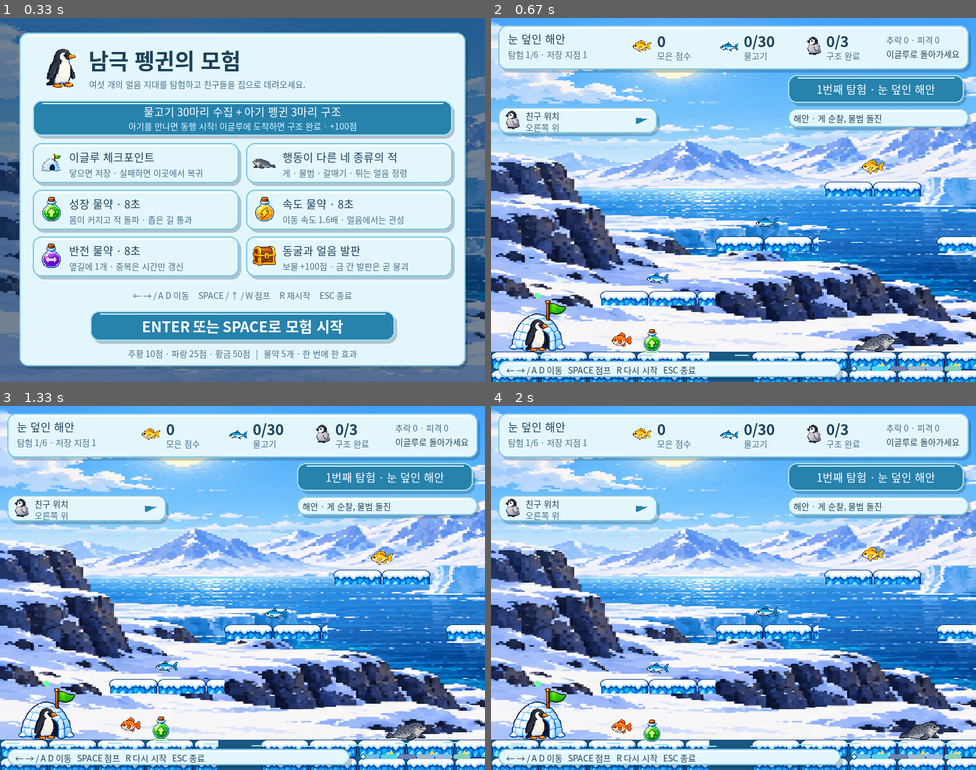
Above: before the commit, frames 1-4 (two rows, left to right).
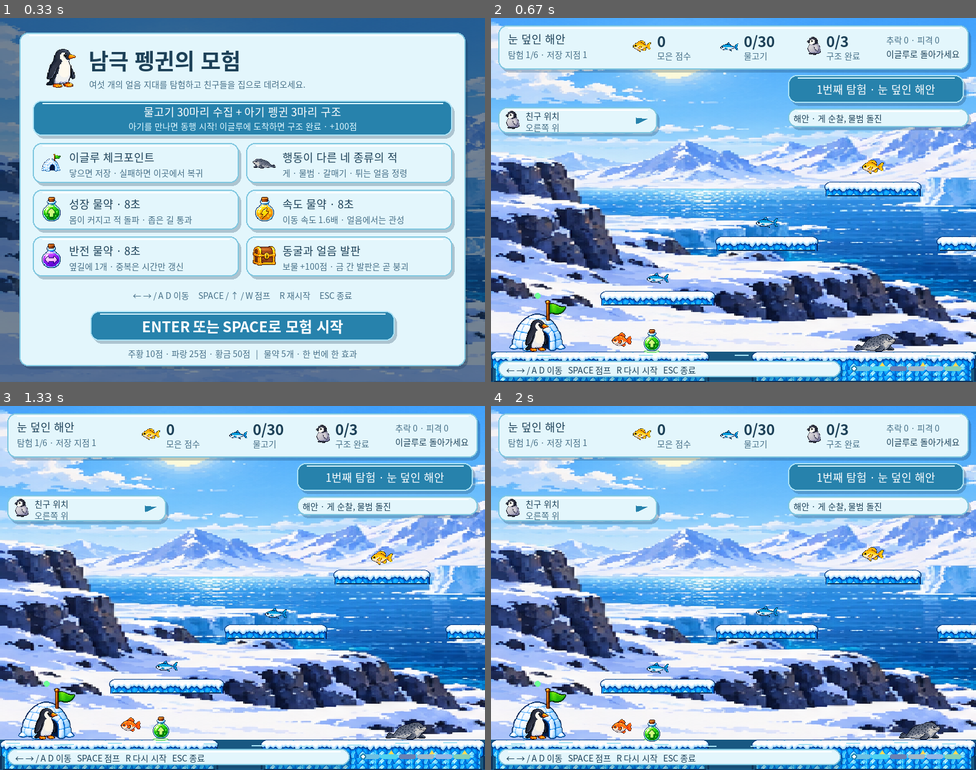
Above: after the commit, the same moments.

Repository: CJE-cpu/penguingame
Game: pygame game, started from pygame/main.py
Same seed, same stepped clock (60 frames per second), same inputs: the game is played once before the commit and once after it.
Inputs:
- Up to frame 1 (0.33 s): no input
- Up to frame 2 (0.67 s): tap Enter at 0.33 s
- Up to frame 3 (1.33 s): no input
- Up to frame 4 (2 s): no input

Frame 1 is identical in both runs. In frame 2, 4.2% of the frame differs, in the area x 0-100%, y 45-100%; in frame 3, 4.2%; in frame 4, 4.2%.

Commit message:
Render continuous platforms with end caps instead of repeated borders

Diff:
--- a/pygame/main.py
+++ b/pygame/main.py
@@ -94,6 +94,7 @@
                             for kind, filename in [('grow', 'growth'), ('speed', 'speed'), ('reverse', 'reverse')]}
         self.platform_images = {kind: load_image(filename + '-platform-tile.png', (80, 30))
                                 for kind, filename in [('snow', 'snow'), ('ice', 'smooth-ice'), ('crumble', 'cracked-ice')]}
+        self.platform_textures = {}
         self.platforms = []
         self.platform_kinds = {}
         self.grounds = []
@@ -227,6 +228,32 @@
             rect.move_ip(round(math.sin(elapsed*65)*(1+progress*4)),
                          round(math.sin(elapsed*47)*(1+progress*2)))
         return rect
+
+    def platform_texture(self, kind, size):
+        key = (kind, size)
+        if key not in self.platform_textures:
+            tile = self.platform_images[kind]
+            width, height = size
+            surface = pg.Surface(size, pg.SRCALPHA)
+            # Repeat only the interior. Rounded corners belong to the two ends.
+            middle = tile.subsurface((10, 0, 60, 27))
+            body = tile.subsurface((10, 17, 60, 10))
+            surface.set_clip((8, 0, width-16, height))
+            for y in range(0, height, 10):
+                for x in range(8, width-8, 60):
+                    surface.blit(body, (x, y))
+            for x in range(8, width-8, 60):
+                surface.blit(middle, (x, 0))
+            surface.set_clip(None)
+            surface.blit(tile, (0, 0), (0, 0, 8, 30))
+            surface.blit(tile, (width-8, 0), (72, 0, 8, 30))
+            border = (13, 49, 89)
+            if height > 30:
+                pg.draw.line(surface, border, (1, 27), (1, height-2), 3)
+                pg.draw.line(surface, border, (width-2, 27), (width-2, height-2), 3)
+            pg.draw.line(surface, border, (5, height-2), (width-6, height-2), 2)
+            self.platform_textures[key] = surface
+        return self.platform_textures[key]
 
     def draw_background(self, screen):
         drift = round(400 * max(0, min(1, self.camera_x / (WORLD_WIDTH-WIDTH))))
@@ -464,13 +491,7 @@
         for platform in self.active_platforms():
             rect = self.platform_draw_rect(platform)
             kind = self.platform_kinds[tuple(platform)]
-            tile = self.platform_images[kind]
-            clip = screen.get_clip()
-            screen.set_clip(rect.clip(screen.get_rect()))
-            for y in range(rect.y, rect.bottom, tile.get_height()):
-                for x in range(rect.x, rect.right, tile.get_width()):
-                    screen.blit(tile, (x, y))
-            screen.set_clip(clip)
+            screen.blit(self.platform_texture(kind, platform.size), rect)
             if kind == 'crumble' and tuple(platform) in self.crumbles:
                 progress = min(1, self.crumbles[tuple(platform)][0] / 0.8)
                 pg.draw.rect(screen, (245, 92, 125), (rect.x, rect.y-4, int(rect.width*progress), 3))
Not shown, changed: pygame/AntarcticPenguin.exe
